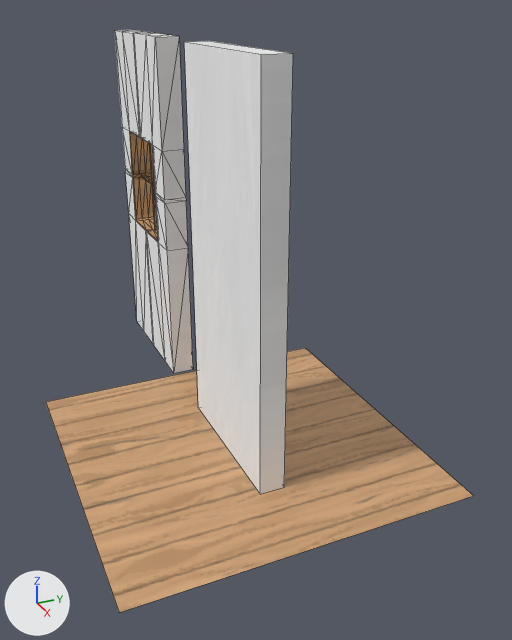
The Blender file Assets/_Models/_Environement/Walls & Structures.blend as it was, and as the next commit left it.
One viewpoint serves both versions: a 50 mm lens placed at (3.41, -1.41, 2.53), pointed at (-0.2, 0.22, 0.72). Arrows for +X, +Y and +Z are at lower left; the lights stay in place. Mesh edges are drawn as thin lines.

In view in the first picture: 'GroundTile_2m*2', 'WallWindow_1m*2.3*0.1', 'Wall_1m*2.3*0.1'.
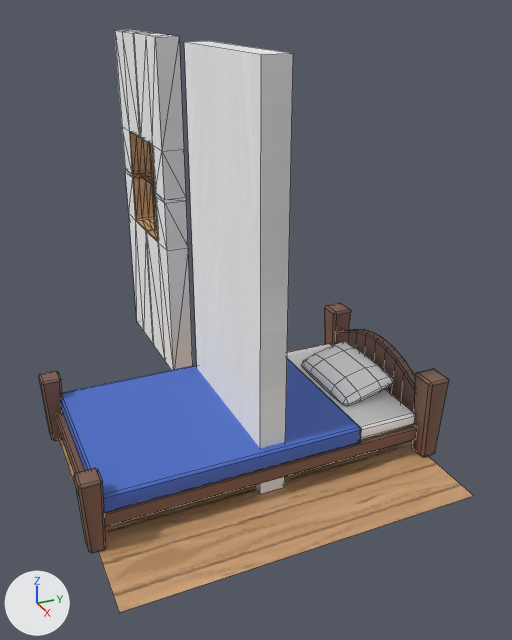
Commit message: Added Bed V0

Location of each change, (x1, y1, x2, y2) in pixels of the pictures (512 x 640 px):
'Bed01', added
    after: (39, 303, 449, 553)

The change, as a list of edits to the scene's bpy script:
```text
Add mat_protomaterial:
    mat_protomaterial = bpy.data.materials.new('ProtoMaterial')
    mat_protomaterial.use_nodes = True; mat_protomaterial.node_tree.nodes.clear()
    _N = mat_protomaterial.node_tree.nodes; _L = mat_protomaterial.node_tree.links
    n0 = _N.new('ShaderNodeBsdfPrincipled'); n0.name = 'Principled BSDF'
    n0.distribution = 'GGX'
    n0.subsurface_method = 'RANDOM_WALK_SKIN'
    n1 = _N.new('ShaderNodeOutputMaterial'); n1.name = 'Material Output'
    n2 = _N.new('ShaderNodeVertexColor'); n2.name = 'Color Attribute'
    _L.new(n0.outputs[0], n1.inputs[0])  # 'BSDF' to 'Surface'
    _L.new(n2.outputs[0], n0.inputs[0])  # 'Color' to 'Base Color'
Add me_cube_011:
    me_cube_011.from_pydata(...)  # 308 vertices, 325 faces; spans x -0.62..0.62, y -1.06..1.07, z 0.0..0.53
    me_cube_011.materials.append(mat_protomaterial)
Add ob_bed01:
    ob_bed01 = bpy.data.objects.new('Bed01', me_cube_011)
    ob_bed01.location = (0.0, 0.0, -0.002)
```
